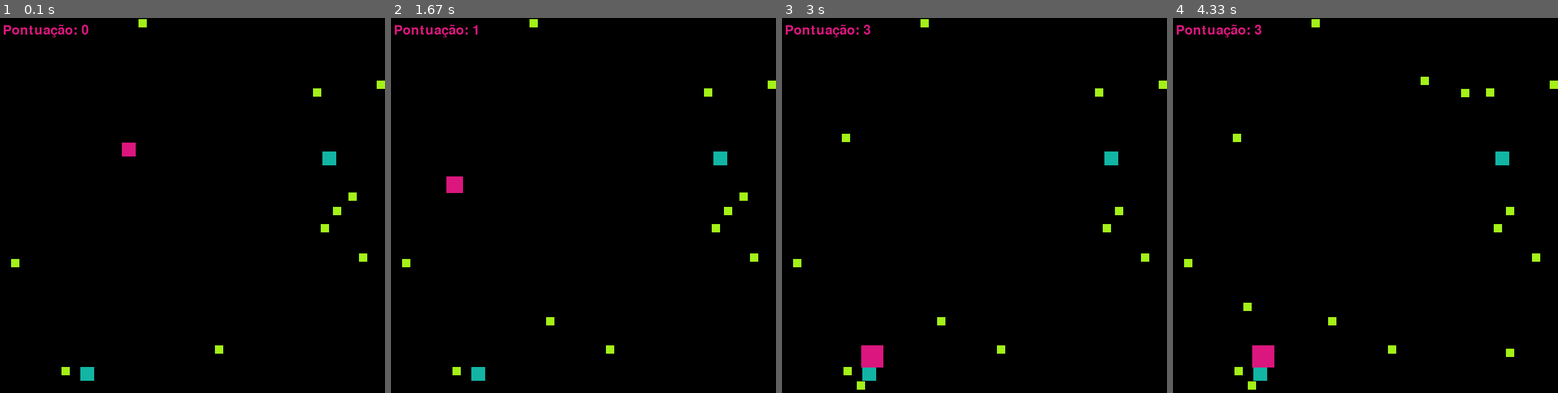
Above: before the commit, frames 1-4 (left to right).
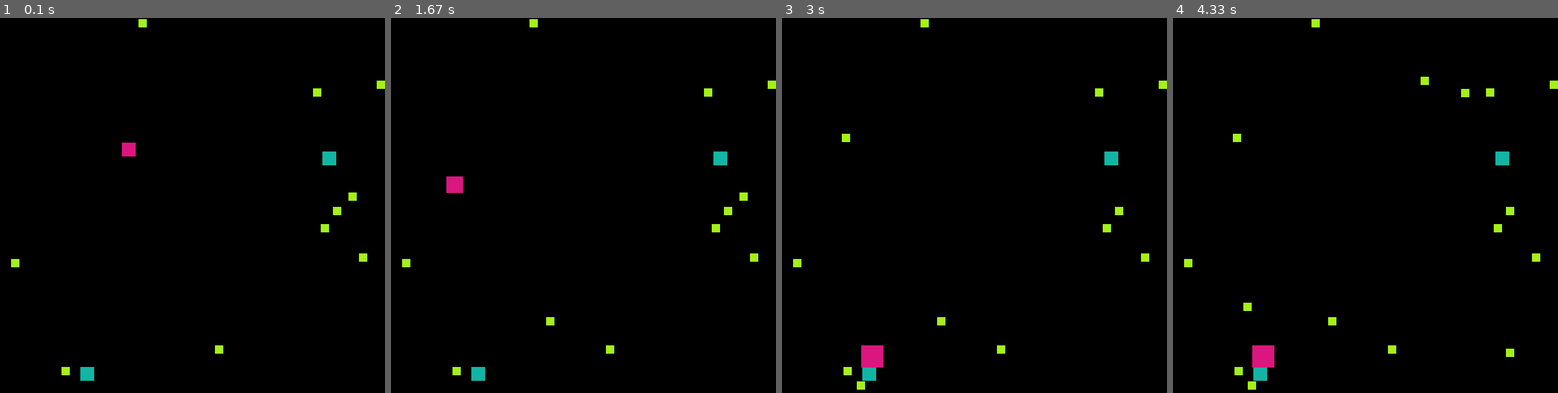
Above: after the commit, the same moments.

Repository: LivNS/Pygame
Game: pygame game, started from game.py
The game is run twice, just before and just after one commit, with the same random seed, the same clock (stepped at 60 frames per second) and the same inputs.
Inputs (mouse positions are in pixels of both pictures, inside the frame that each line leads up to):
- Up to frame 1 (0.1 s): no input
- Up to frame 2 (1.67 s): click (518, 149) at 0.38 s; hold Right 0.67-1.13 s; tap X at 0.73, 1.03, 1.23, 1.57 s; hold Up 1.17-1.47 s; hold Right from 1.5 s (still down)
- Up to frame 3 (3 s): tap X at 1.87, 2.07, 2.37 s; release Right at 1.97 s; hold Left 2-2.53 s; click (866, 355) at 2.62 s; tap D at 2.9 s
- Up to frame 4 (4.33 s): click (1242, 303) at 3.28 s; click (1419, 78) at 3.62 s; click (1504, 348) at 3.95 s; click (1407, 246) at 4.28 s

The runs differ from the first frame. In frame 1, 0.3% of the frame differs, in the area x 0-24%, y 1-6%; in frame 2, 0.3%; in frame 3, 0.3%; in frame 4, 0.3%.

Commit message:
new commit

Diff:
--- a/game.py
+++ b/game.py
@@ -41,12 +41,6 @@
 
 MOVESPEED = 6
 score = 0  # variável para armazenar a pontuação
-
-def draw_text(text, font, surface, x, y, color):
-    textobj = font.render(text, 1, color)
-    textrect = textobj.get_rect()
-    textrect.topleft = (x, y)
-    surface.blit(textobj, textrect)
 
 # função para limpar o terminal
 def clear_terminal():
@@ -163,10 +157,5 @@
     for i in range(len(foods)):
         pygame.draw.rect(windowSurface, GREEN, foods[i])
 
-    # Draw the score on the screen.
-    font = pygame.font.SysFont(None, 36)
-    draw_text(f'Pontuação: {score}', font, windowSurface, 10, 10, PINK)
-
-
     pygame.display.update()
     mainClock.tick(40)
